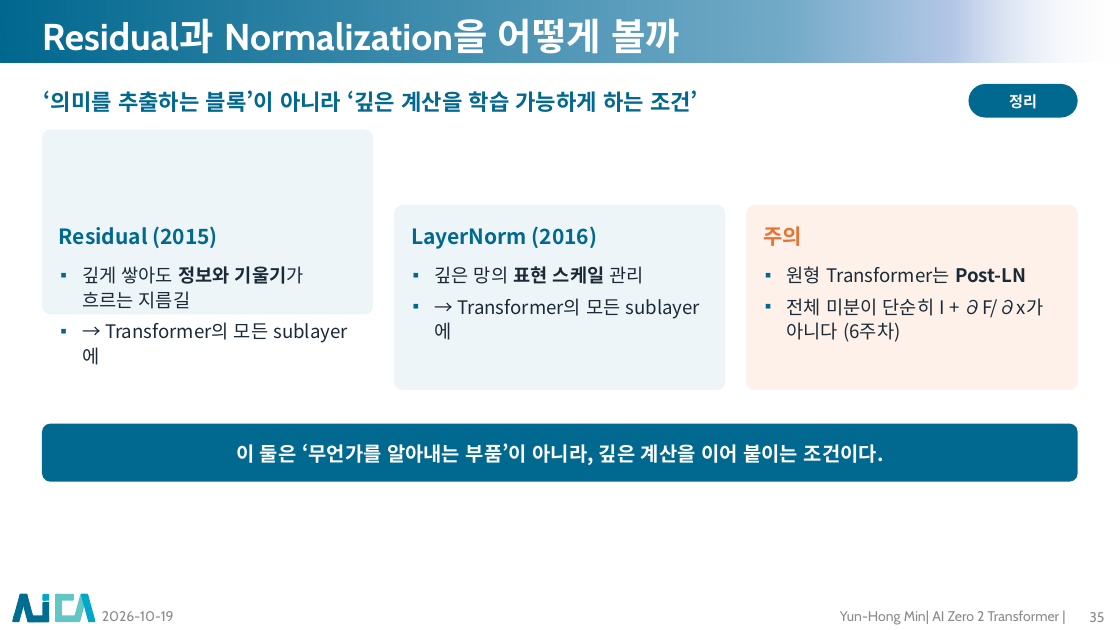
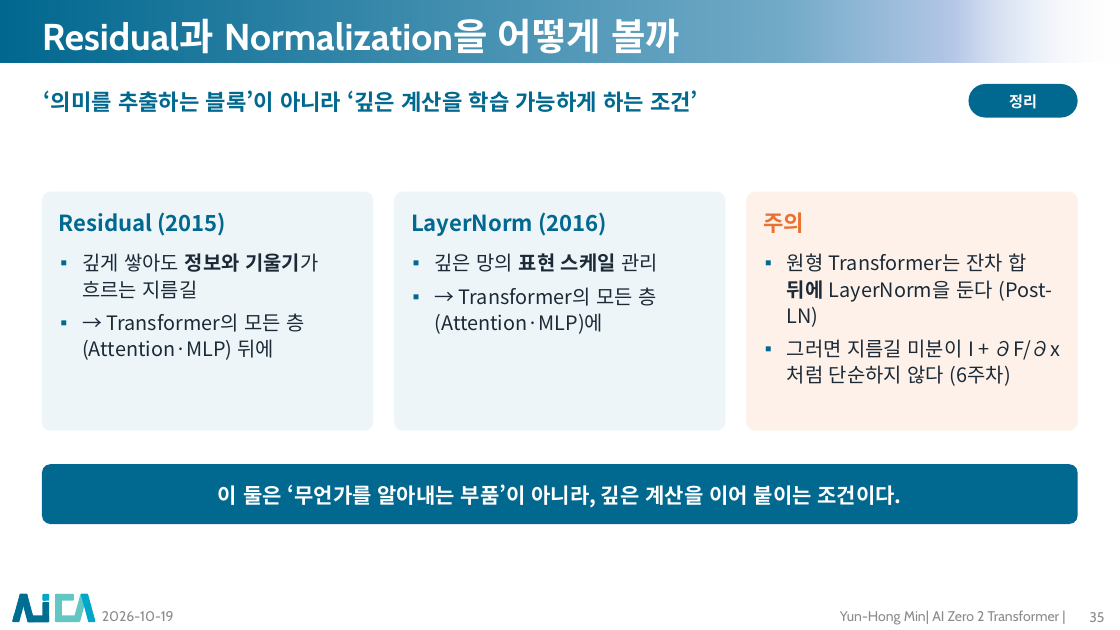
Before and after one commit to myunhh/AI-Zero-2-Transformers, a slide deck: slide 35 of lectures/week03_cnn_and_deep_learning.pptx. Drawn at 1120x630 pixels with LibreOffice and Linux fonts; fonts in the diff are those of the drawing; background and template pictures are left out. Boxes give left, top, right and bottom in pixels: in the first picture for what was removed or moved away, otherwise in the second. Text is boxed around its words. In the diff, an @@ line names an element or a change of style, - is before the commit and + after.

```diff
--- a/lectures/week03_cnn_and_deep_learning.pptx
+++ b/lectures/week03_cnn_and_deep_learning.pptx
@@ proportions changed in 3 elements at (394,192,725,431), (747,192,1078,431), (42,192,373,431) @@
@@ rounded rectangle: place and size @@
-rounded rectangle at (42,129,373,314)
+rounded rectangle at (42,192,373,431)
@@ rounded rectangle: place and size @@
-rounded rectangle at (394,205,725,390)
+rounded rectangle at (394,192,725,431)
@@ rounded rectangle: place and size @@
-rounded rectangle at (747,205,1078,390)
+rounded rectangle at (747,192,1078,431)
@@ 3 texts: place and size @@
-3 texts at (59,226,802,249)
+3 texts at (59,212,804,236)
@@ size 18 to 19 pt in 3 elements at (59,212,226,236), (411,212,607,236), (763,212,804,233) @@
@@ text "깊게 쌓아도 정보와 기울기가 흐르는 ...": place and size @@
-text "깊게 쌓아도 정보와 기울기가 흐르는 ..." at (82,266,304,340)
+text "깊게 쌓아도 정보와 기울기가 흐르는 ..." at (82,253,318,360)
@@ text at (82,253,318,299): size 16 to 17 pt in "깊게 쌓아도 정보와 기울기가 흐르는 지름길" @@
@@ text "깊은 망의 표현 스케일 관리": place and size @@
-text "깊은 망의 표현 스케일 관리" at (435,266,644,316)
+text "깊은 망의 표현 스케일 관리" at (435,253,658,334)
@@ text at (435,253,658,272): size 16 to 17 pt in "깊은 망의 표현 스케일 관리" @@
@@ text at (787,253,1061,386): text changed; size 16 to 17 pt @@
-▪ 원형 Transformer는 Post-LN
-▪ 전체 미분이 단순히 I + ∂F/∂x가 아니다 (6주차)
+▪ 원형 Transformer는 잔차 합 뒤에 LayerNorm을 둔다 (Post-LN)
+▪ 그러면 지름길 미분이 I + ∂F/∂x처럼 단순하지 않다 (6주차)
@@ text at (435,287,657,334): text changed; size 16 to 17 pt @@
-▪ → Transformer의 모든 sublayer에
+▪ → Transformer의 모든 층(Attention·MLP)에
@@ text at (82,313,304,360): text changed; size 16 to 17 pt @@
-▪ → Transformer의 모든 sublayer에
+▪ → Transformer의 모든 층(Attention·MLP) 뒤에
@@ rounded rectangle "이 둘은 ‘무언가를 알아내는 부품’이 ...": place and size @@
-rounded rectangle "이 둘은 ‘무언가를 알아내는 부품’이 ..." at (42,423,1078,481)
+rounded rectangle "이 둘은 ‘무언가를 알아내는 부품’이 ..." at (42,465,1078,524)
@@ rounded rectangle "이 둘은 ‘무언가를 알아내는 부품’이 ..." at (42,465,1078,524): size 17 to 18 pt; proportions changed @@
```
Also in this commit, not shown: 30 other slides changed, 17 other files.
